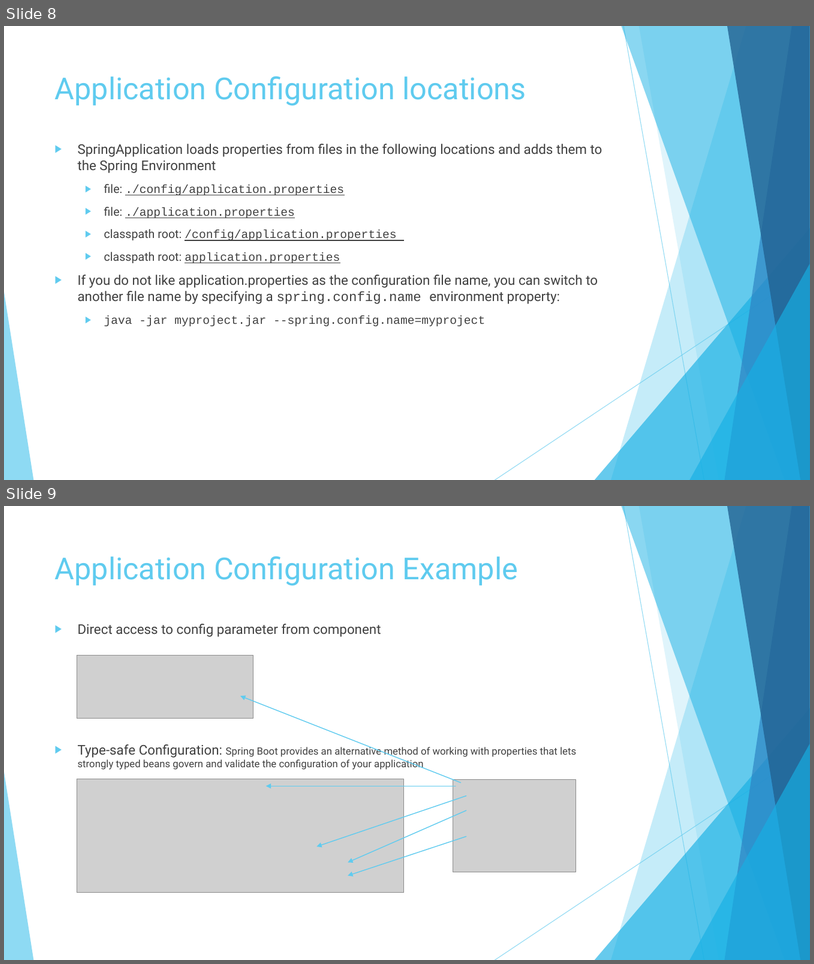
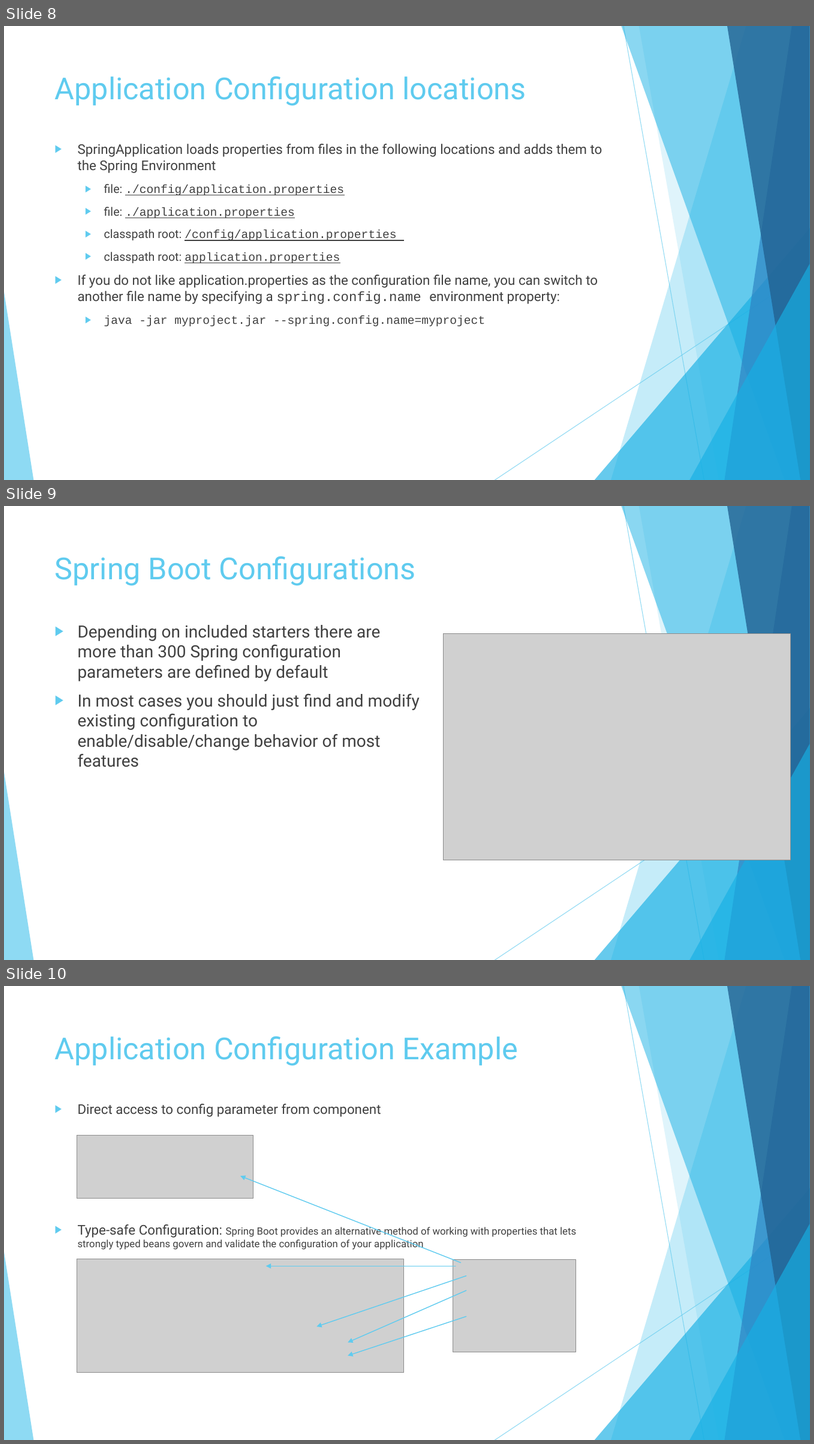
Before and after one commit to vlytsus/springboot-cloud-demo-one, a slide deck: docs/Introduction_To_Microservices_Part_2_boot.pptx. Shown one above the other, each under a label of ours: slides 8 and 9 before the commit, slides 8, 9 and 10 after it. The pictures are 814x964 and 814x1444 pixels, drawn with LibreOffice and Linux fonts; fonts in the diff are those of the drawing; grey boxes stand for pictures. Boxes give left, top, right and bottom in pixels: in the first picture for what was removed or moved away, otherwise in the second. Text is boxed around its words. In the diff, an @@ line names an element or a change of style, - is before the commit and + after.

```diff
--- a/docs/Introduction_To_Microservices_Part_2_boot.pptx
+++ b/docs/Introduction_To_Microservices_Part_2_boot.pptx
@@ slide 9 added at box(4, 506, 810, 960), background #FFFFFF; not listed: 10 template elements that a slide beside it also shows @@
@@ title added at box(55, 556, 416, 586), 36 pt, text #5FCBEF @@
+Spring Boot Configurations
@@ text added at box(78, 625, 420, 767), 20 pt, text #404040 @@
+▶ Depending on included starters there are more than 300 Spring configuration parameters are defined by default
+▶ In most cases you should just find and modify existing configuration to enable/disable/change behavior of most features
@@ picture added at box(444, 634, 792, 859) @@
@@ what was slide 9 is now slide 10 @@
```
Also in this commit, not shown: 3 slides changed, 1 other slide added, 1 other file.
